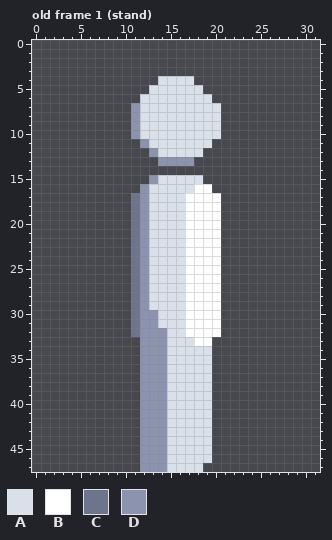
Edited in one commit: pixel-art file (art/characters/player.ase). Above: the version before the commit.
32x48 pixels, 37 frames. Shown: old frame 1 (stand). The commit also changed other frames, which this record leaves out.
Visible layers, top first: "Layer 3", "Layer 1", "Layer 2", "Layer 4".
Palette (. is transparent): A #dae0ea  B #ffffff  C #6d758d  D #8b93af
Pixels before, old frame 1 (stand), first column x 11:
 4 ...AAAA...
 5 ..AAAAAA..
 6 .AAAAAAAA.
 7 DAAAAAAAAA
 8 DAAAAAAAAA
 9 DAAAAAAAAA
10 DAAAAAAAAA
11 .DAAAAAAA.
12 ..DAAAAA..
13 ...DDDD...
14 ..........
15 ..DAAAAA..
16 .DAAAAABB.
17 CDAAAABBBB
18 CDAAAABBBB
19 CDAAAABBBB
20 CDAAAABBBB
21 CDAAAABBBB
22 CDAAAABBBB
23 CDAAAABBBB
24 CDAAAABBBB
25 CDAAAABBBB
26 CDAAAABBBB
27 CDAAAABBBB
28 CDAAAABBBB
29 CDAAAABBBB
30 CDDAAABBBB
31 CDDAAABBBB
32 CDDDAABBBB
33 .DDDAAABB.
34 .DDDAAAAA.
35 .DDDAAAAA.
36 .DDDAAAAA.
37 .DDDAAAAA.
38 .DDDAAAAA.
39 .DDDAAAAA.
40 .DDDAAAAA.
41 .DDDAAAAA.
42 .DDDAAAAA.
43 .DDDAAAAA.
44 .DDDAAAAA.
45 .DDDAAAAA.
46 .DDDAAAAA.
47 .DDDAAAA..
After the commit:
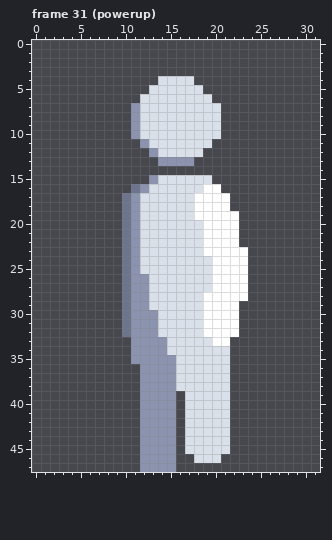
A new or re-ordered frame is compared with the old frame closest to it.
Edits made:
frames 37 -> 86
Changed rows in their new state; - is an unchanged pixel.
Frame 31 (powerup) is new; against old frame 1 (stand):
first column x 10:
15 ---------A----
16 -C------A-B---
17 CDA----A---B--
18 CDA----A---B--
19 CDA----A---BB-
20 CDA----AA--BB-
21 CDA----AA--BB-
22 CDA----AA--BB-
23 CDA----AA--BBB
24 CDA----AAA-BBB
25 CDA----AAA-BBB
26 CD-----AAA-BBB
27 CD-----AAA-BBB
28 CD-----AA--BBB
29 CD-----AA--BB-
30 CD-----AA--BB-
31 CD-----AA--BB-
32 CD--A--AA--BB-
33 -D------AABB--
34 -D--------AA--
35 -D---D----AA--
36 -----D----AA--
37 -----D----AA--
38 -----D----AA--
39 -----D.---AA--
40 -----D.---AA--
41 -----D.---AA--
42 -----D.---AA--
43 -----D.---AA--
44 -----D.---AA--
45 -----D.---AA--
46 -----D..--A---
47 -----D...-----
Boxes around the changes in both pictures, in picture pixels (x1, y1, x2, y2):
changed: (122, 175, 248, 472)
